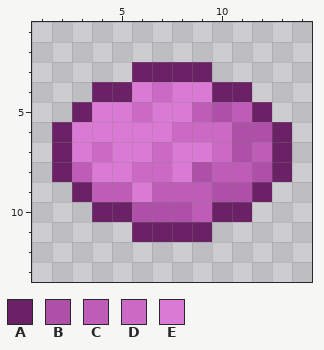
A pixel-art sprite gets an edit: approved/dye/textures/dye_magenta.png. Above is the file before it was changed.
The file is 16x16 pixels. Shown: x 1..14, y 1..13.
Palette (. is transparent): A #6b2166  B #ae4fa8  C #be5cb8  D #cb69c5  E #db7ad5
Pixels before, first column x 2:
 3 ....AAAA....
 4 ..AAEDEEAA..
 5 .AEEDEECBCA.
 6 AEEEEEDDDBBA
 7 AEDEEDEEDBCA
 8 ACEEDDEBCCBA
 9 .ACCECCCBBA.
10 ..AABBBCAA..
11 ....AAAA....
The same view after the edit:
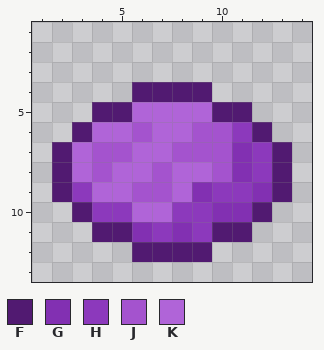
Colours new in this view: F #511a71  G #8230b2  H #8c39bc  J #a453ce  K #b064d8
Author's note on the commit: cotton blocks finished, dye fix
Edits made:
Changed rows in their new state; - is an unchanged pixel.
first column x 2:
 3 ----....----
 4 --..FFFF..--
 5 -.FFKKKKFF.-
 6 .FKKJKKJJHF.
 7 FKJJKKJJJGHF
 8 FKJKKJKKJGHF
 9 FHKKJJKGHHGF
10 -FHHKKHHGGF-
11 --FFGHGHFF--
12 ----FFFF----
Boxes around the changes in both pictures, in picture pixels (x1, y1, x2, y2):
changed: (52, 62, 292, 262)
